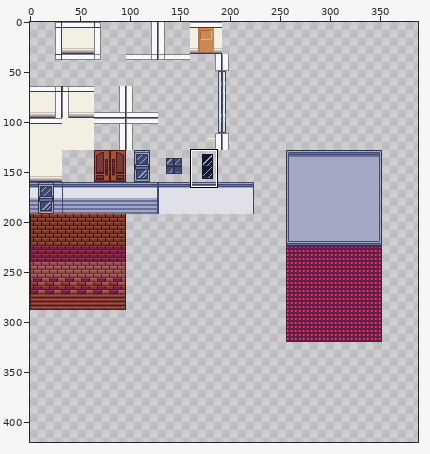
Sprite sheet -- tiles/Walls.png. Above: a wide view before the commit, with the close-up outlined.
Close-up. First the earlier version:
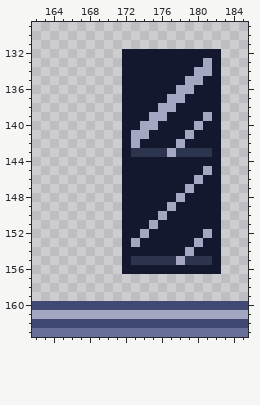
The file is 512x512 pixels. Colours within 5 levels of each other are drawn and written as one. Shown: x 162..185, y 129..163. The wide view leaves out empty margins. The commit also changed other parts of the picture, which this record leaves out.
Once edited:
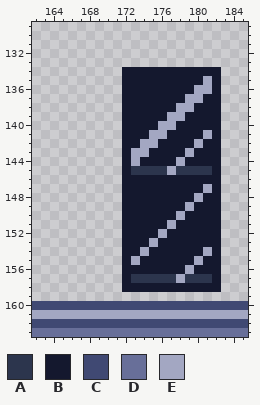
Palette (. is transparent): A #2c354d  B #14182e  C #404973  D #686f99  E #a3a7c2
What changed:
The edit adds colour A in row 157 at x 173 to 177 and 179 to 181.
Colour B gives way to colour A in row 145 at x 173 to 176 and 178 to 180.
Colour E gives way to colour A in row 145 at x 181.
The edit adds colour B in row 157 at x 172 and 182; in row 158 at x 172 to 182.
Colour A gives way to colour B in row 143 at x 175 to 176, 178 and 180 to 181; in row 155 at x 174 to 177, 179 and 181.
Colour E gives way to colour B in row 134 at x 180 to 181; in row 135 at x 179 to 180; in row 136 at x 178 to 179; in row 137 at x 177 to 178; in row 138 at x 176 to 177; in row 139 at x 175 to 176 and 181.
Colour E gives way to colour B in row 140 at x 174 to 175 and 180; in row 141 at x 173 to 174 and 179; in row 142 at x 173 and 178; in row 143 at x 177; in row 146 at x 180; in row 147 at x 179.
Colour E gives way to colour B in row 148 at x 178; in row 149 at x 177; in row 150 at x 176; in row 151 at x 175; in row 152 at x 174 and 181; in row 153 at x 173 and 180.
Colour E gives way to colour B in row 154 at x 179; in row 155 at x 178.
The edit adds colour E in row 157 at x 178.
Colour A gives way to colour E in row 143 at x 173 to 174 and 179; in row 155 at x 173 and 180.
Colour B gives way to colour E in row 135 at x 181; in row 136 at x 180 to 181; in row 137 at x 179 to 180; in row 138 at x 178 to 179; in row 139 at x 177 to 178; in row 140 at x 176 to 177.
Colour B gives way to colour E in row 141 at x 175 to 176 and 181; in row 142 at x 174 to 175 and 180; in row 144 at x 173 and 178; in row 145 at x 177; in row 147 at x 181; in row 148 at x 180.
Colour B gives way to colour E in row 149 at x 179; in row 150 at x 178; in row 151 at x 177; in row 152 at x 176; in row 153 at x 175; in row 154 at x 174 and 181.
Colour B gives way to colour E in row 156 at x 179.
Colour B is removed in row 132 at x 172 to 182; in row 133 at x 172 to 180 and 182.
Colour E is removed in row 133 at x 181.
Boxes around the changes in both close-ups, in picture pixels (x1, y1, x2, y2):
changed: (122, 49, 221, 292)
